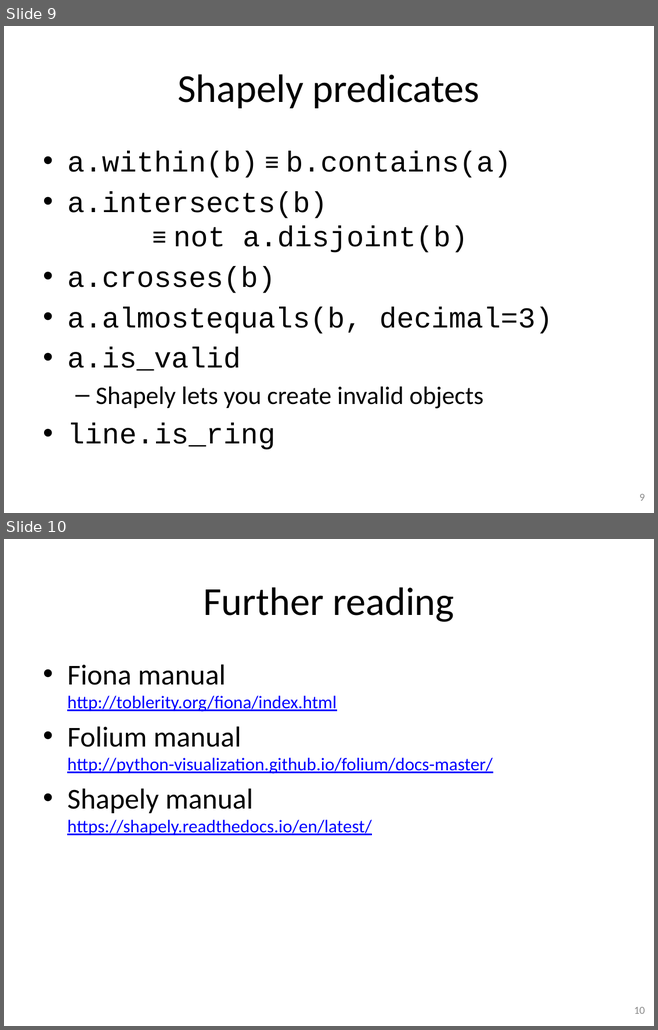
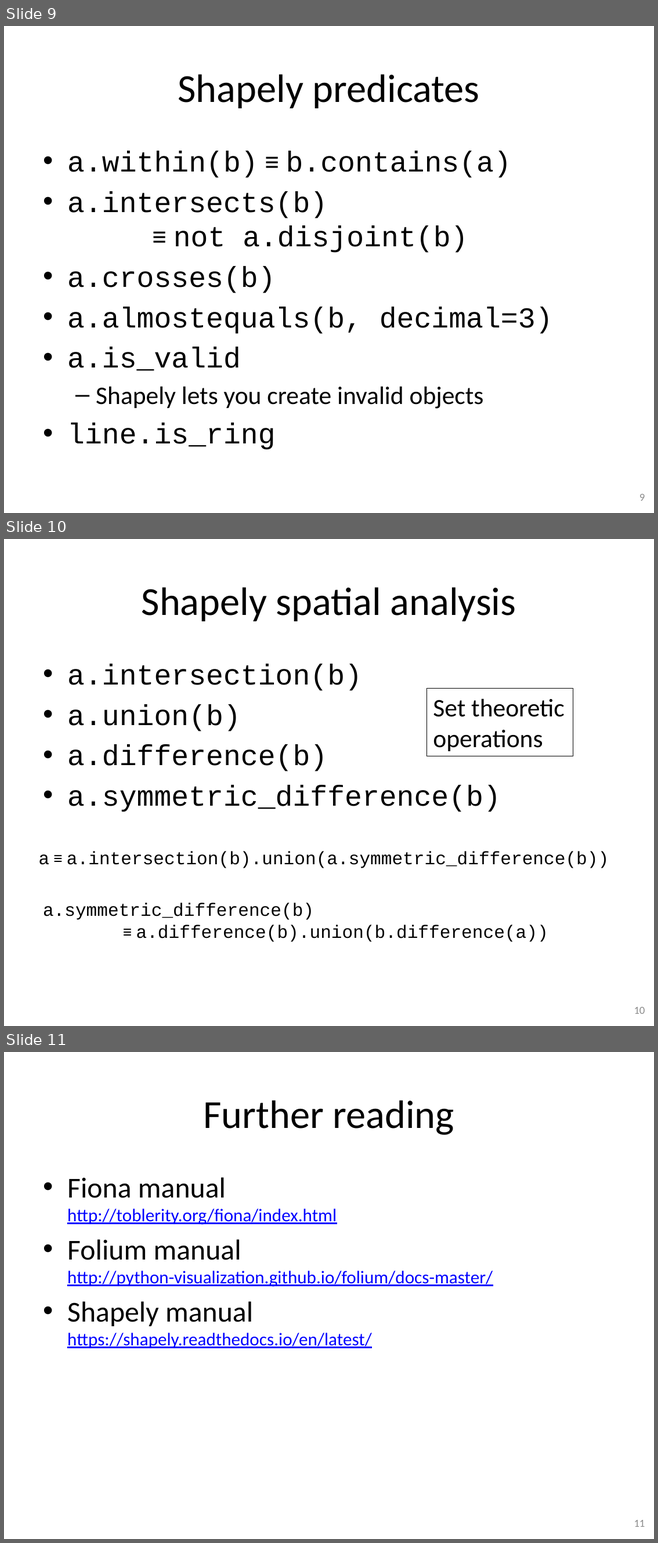
Before and after one commit to gjbex/training-material, a slide deck: Python/python_gis.pptx. Shown one above the other, each under a label of ours: slides 9 and 10 before the commit, slides 9, 10 and 11 after it. The pictures are 658x1030 and 658x1543 pixels, drawn with LibreOffice and Linux fonts; fonts in the diff are those of the drawing. Boxes give left, top, right and bottom in pixels: in the first picture for what was removed or moved away, otherwise in the second. Text is boxed around its words. In the diff, an @@ line names an element or a change of style, - is before the commit and + after.

Commit message:
Add Shapely spatial analysis slide

```diff
--- a/Python/python_gis.pptx
+++ b/Python/python_gis.pptx
@@ slide 10 added at (x1=4, y1=539, x2=654, y2=1026), background #FFFFFF @@
@@ title added at (x1=141, y1=587, x2=516, y2=621), 44 pt, text #000000 @@
+Shapely spatial analysis
@@ text added at (x1=67, y1=664, x2=500, y2=812), 32 pt, text #000000 @@
+• a.intersection(b)
+• a.union(b)
+• a.difference(b)
+• a.symmetric_difference(b)
@@ rectangle added at (x1=426, y1=689, x2=572, y2=756), outline #000000 0.75 pt, 28 pt, text #000000 @@
+Set theoretic
+operations
@@ text added at (x1=39, y1=852, x2=608, y2=868), 20 pt, text #000000 @@
+a ≡ a.intersection(b).union(a.symmetric_difference(b))
@@ text added at (x1=43, y1=903, x2=548, y2=942), 20 pt, text #000000 @@
+a.symmetric_difference(b)
+≡ a.difference(b).union(b.difference(a))
@@ page number added at (x1=634, y1=1007, x2=645, y2=1014), 12 pt, text #8C8C8C @@
+10
@@ what was slide 10 is now slide 11 @@
@@ page number at (x1=634, y1=1520, x2=645, y2=1527): text changed @@
-10
+11
```
